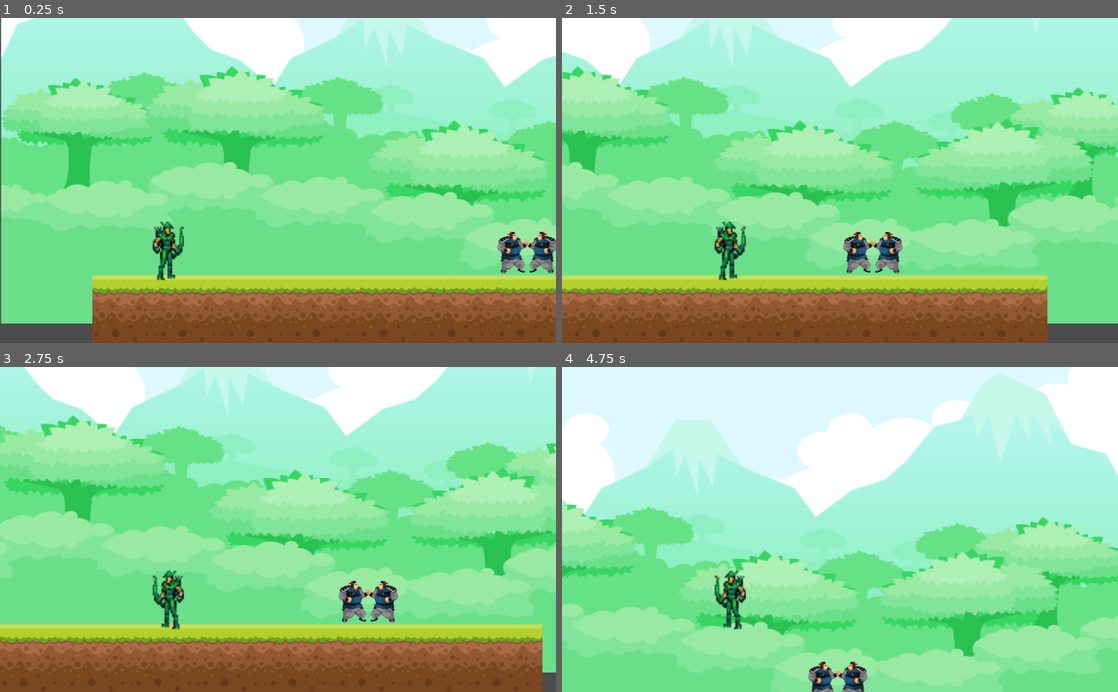
Above: before the commit, frames 1-4 (two rows, left to right).
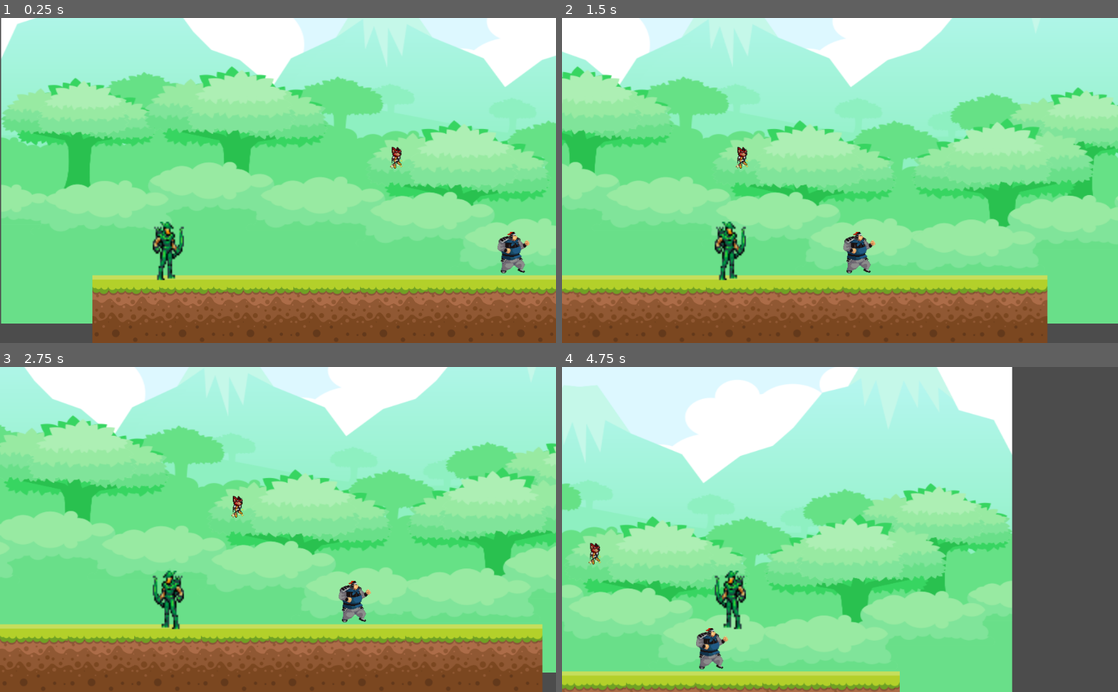
Above: after the commit, the same moments.

Repository: CC-SI/Game_lendas_corrompidas
Game: Godot game, scene res://src/Cenas/Cenario Testes/Cenario Testes.tscn
Two runs of this game, one before a commit and one after it. Both use one fixed random seed, a clock stepped at 60 frames per second and the inputs below.
Inputs:
- Up to frame 1 (0.25 s): no input
- Up to frame 2 (1.5 s): tap Enter (ui_accept) at 0.5, 0.77 s; hold Right (ui_right) from 0.53 s (still down); tap F (dash) at 0.6 s; tap R (mordida) at 1.35 s
- Up to frame 3 (2.75 s): tap Enter (ui_accept) at 1.52 s; release Right (ui_right) at 2.03 s; hold Left (ui_left) from 2.03 s (still down); tap F (dash) at 2.1 s
- Up to frame 4 (4.75 s): release Left (ui_left) at 2.78 s; hold Right (ui_right) 2.78-4.28 s; tap R (mordida) at 2.85, 4.35 s; tap Enter (ui_accept) at 3.02, 3.77, 4.52 s; tap F (dash) at 3.6 s; hold Left (ui_left) from 4.28 s (still down)

The runs differ from the first frame. In frame 1, 0.6% of the frame differs, in the area x 70-100%, y 39-79%; in frame 2, 0.5%; in frame 3, 0.5%; in frame 4, 70%, in the area x 0-100%, y 0-100%.
Error after the commit: Parse Error: The identifier "global_position" isn't declared in the current scope. (res://src/scripts/Inimigos/Morcego.gd:21)

Commit message:
feat : morcego possuido finalizado

Diff:
--- a/src/Cenas/Cenario Testes/Cenario Testes.tscn
+++ b/src/Cenas/Cenario Testes/Cenario Testes.tscn
@@ -78,7 +78,7 @@
 position = Vector2( 125, 282 )
 
 [node name="Morcego" parent="." instance=ExtResource( 4 )]
-position = Vector2( 815, 306 )
+position = Vector2( 549, 131 )
 
 [node name="MonstroDaLavas" parent="." instance=ExtResource( 5 )]
 position = Vector2( 765, 306 )
--- a/src/Cenas/Inimigos/Morcego.tscn
+++ b/src/Cenas/Inimigos/Morcego.tscn
@@ -1,23 +1,44 @@
-[gd_scene load_steps=4 format=2]
+[gd_scene load_steps=6 format=2]
 
-[ext_resource path="res://src/Texturas/Inimigos/Inimigo 1/Arcade - Legend of Heroes - Cheng.png" type="Texture" id=1]
+[ext_resource path="res://src/Texturas/Inimigos/Morcego/SNES - Aero the Acro-Bat - Aero (1).png" type="Texture" id=1]
 [ext_resource path="res://src/scripts/Inimigos/Morcego.gd" type="Script" id=2]
 
 [sub_resource type="RectangleShape2D" id=1]
-extents = Vector2( 24.5, 36 )
+extents = Vector2( 7, 18 )
+
+[sub_resource type="RectangleShape2D" id=2]
+extents = Vector2( 178.5, 126.5 )
+
+[sub_resource type="RectangleShape2D" id=3]
+extents = Vector2( 12.5, 12 )
 
 [node name="Morcego" type="Node2D"]
 
 [node name="Morcego" type="KinematicBody2D" parent="."]
 script = ExtResource( 2 )
-nome_do_inimigo = "Morcego"
 
 [node name="Sprite" type="Sprite" parent="Morcego"]
 texture = ExtResource( 1 )
 flip_h = true
 region_enabled = true
-region_rect = Rect2( 4, 5, 59, 76 )
+region_rect = Rect2( 248, 13, 23, 40 )
 
 [node name="CollisionShape2D" type="CollisionShape2D" parent="Morcego"]
-position = Vector2( 0.5, -1 )
 shape = SubResource( 1 )
+
+[node name="Zona de Ataque" type="Area2D" parent="Morcego"]
+position = Vector2( 0, 8 )
+
+[node name="CollisionShape2D" type="CollisionShape2D" parent="Morcego/Zona de Ataque"]
+position = Vector2( 1, 48.5 )
+shape = SubResource( 2 )
+
+[node name="Atacou Player" type="Area2D" parent="Morcego"]
+
+[node name="CollisionShape2D" type="CollisionShape2D" parent="Morcego/Atacou Player"]
+position = Vector2( 0.5, 12 )
+shape = SubResource( 3 )
+
+[connection signal="body_entered" from="Morcego/Zona de Ataque" to="Morcego" method="_on_Zona_de_Ataque_body_entered"]
+[connection signal="body_exited" from="Morcego/Zona de Ataque" to="Morcego" method="_on_Zona_de_Ataque_body_exited"]
+[connection signal="body_entered" from="Morcego/Atacou Player" to="Morcego" method="_on_Encostou_Player_body_entered"]
--- a/src/scripts/Inimigos/Morcego.gd
+++ b/src/scripts/Inimigos/Morcego.gd
@@ -1,5 +1,100 @@
 extends InimigoBase
 
+export var velocidade = 100
+export var alcance_ataque = 10.0
+export var tempo_re_ataque = 5.0
+export var distancia_maxima = 100
+export var velocidade_descendo = 200
+export var velocidade_subindo = 250
+
+var alvo = null
+var estado = "voando"
+var player_na_zona = false
+var posicao_inicial = Vector2.ZERO
+var tempo = 0.0
+var direcao_voo = 1
+
+onready var sprite = $Sprite
+onready var timer = Timer.new()
+
+func _ready():
+	posicao_inicial = global_position
+	add_child(timer)
+	timer.wait_time = tempo_re_ataque
+	timer.one_shot = true
+	timer.connect("timeout", self, "_on_Timer_timeout")
+
+func _physics_process(delta):
+	tempo += delta
+
+	match estado:
+		"voando":
+			var deslocamento_vertical = sin(tempo * 2.0) * 10
+			var deslocamento_horizontal = direcao_voo * velocidade * delta
+			global_position.x += deslocamento_horizontal
+			global_position.y = posicao_inicial.y + deslocamento_vertical
+
+			if abs(global_position.x - posicao_inicial.x) > distancia_maxima:
+				direcao_voo *= -1
+				sprite.flip_h = direcao_voo < 0
+
+		"descendo":
+			if alvo and alvo.is_inside_tree():
+				var direcao_para_alvo = alvo.global_position - global_position
+				if direcao_para_alvo.length() <= alcance_ataque:
+					estado = "voltando"
+					alvo = null
+					print("Bateu no player e está voltando!")
+				else:
+					move_and_slide(direcao_para_alvo.normalized() * velocidade_descendo)
+					sprite.flip_h = direcao_para_alvo.x < 0
+			else:
+				estado = "voltando"
+
+		"voltando":
+			var direcao_volta = posicao_inicial - global_position
+			if direcao_volta.length() > 2:
+				move_and_slide(direcao_volta.normalized() * velocidade_subindo)
+				sprite.flip_h = direcao_volta.x < 0
+			else:
+				global_position = posicao_inicial
+				estado = "voando"
+				tempo = 0
+				print("Morcego voltou para posição inicial.")
+				if player_na_zona:
+					timer.start()
+
+
+func _on_Zona_de_Ataque_body_entered(body):
+	if body.is_in_group("player"):
+		player_na_zona = true
+		if estado == "voando":
+			alvo = body
+			estado = "descendo"
+			print("Player entrou na zona, morcego descendo!")
+
+func _on_Zona_de_Ataque_body_exited(body):
+	if body.is_in_group("player"):
+		player_na_zona = false
+		if estado == "descendo":
+			alvo = null
+			estado = "voltando"
+			print("Player saiu da zona, morcego voltando!")
+		timer.stop()
+
+func _on_Encostou_Player_body_entered(body):
+	if body.is_in_group("player"):
+		aplicar_dano(1)
+		alvo = null
+		estado = "voltando"
+		print("Encostou no player! Voltando para a posição inicial.")
+
+func _on_Timer_timeout():
+	if player_na_zona and estado == "voando":
+		alvo = get_tree().get_nodes_in_group("player")[0]
+		estado = "descendo"
+		print("Morcego atacando novamente após 5s.")
+
 func morrer():
-	print("Morcego fez barulho de morte!")
+	print("Morcego morreu, fez barulho de morte!")
 	queue_free()
Binary file added: src/Texturas/Inimigos/Morcego/SNES - Aero the Acro-Bat - Aero (1).png
Not shown, added: src/Texturas/Inimigos/Morcego/SNES - Aero the Acro-Bat - Aero (1).png.import
